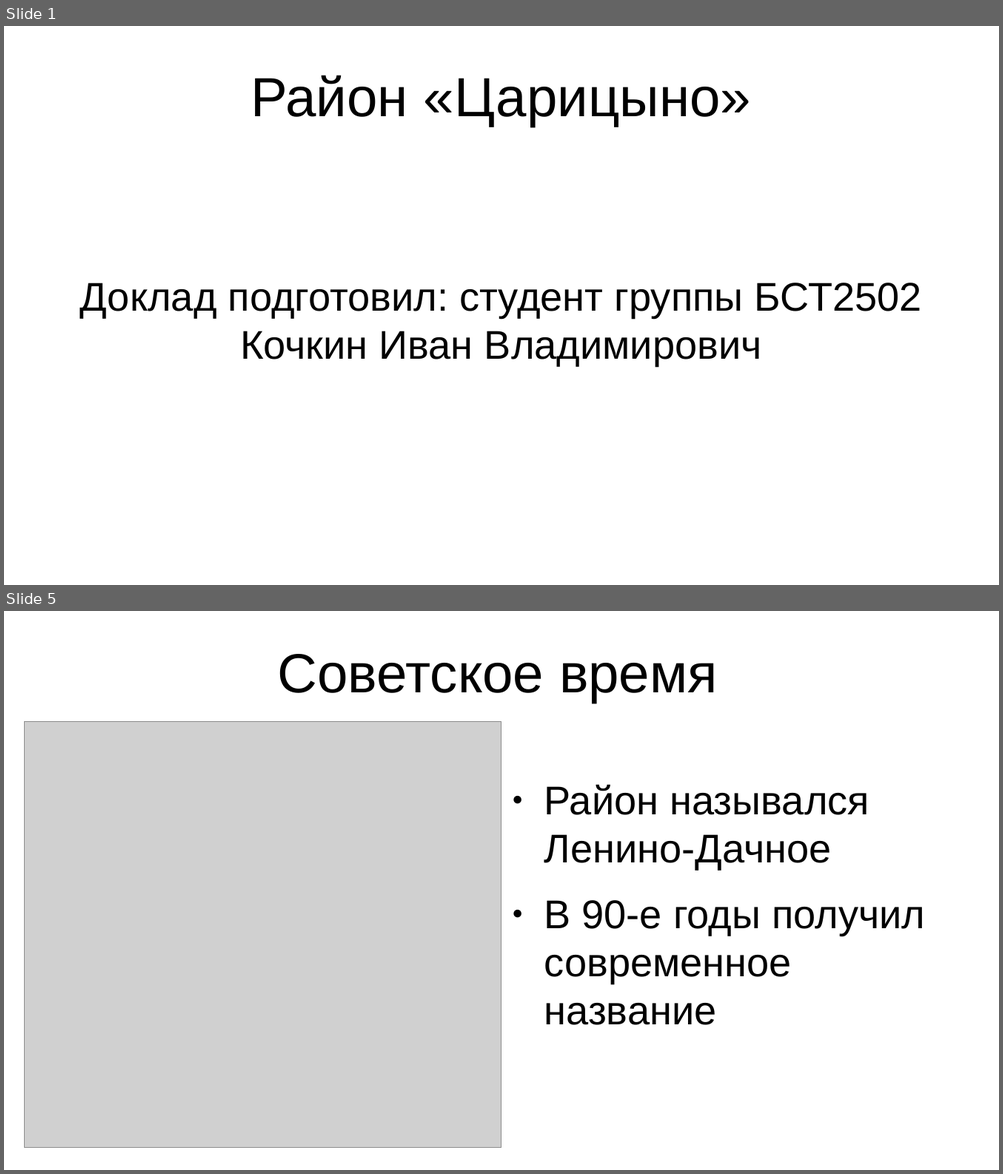
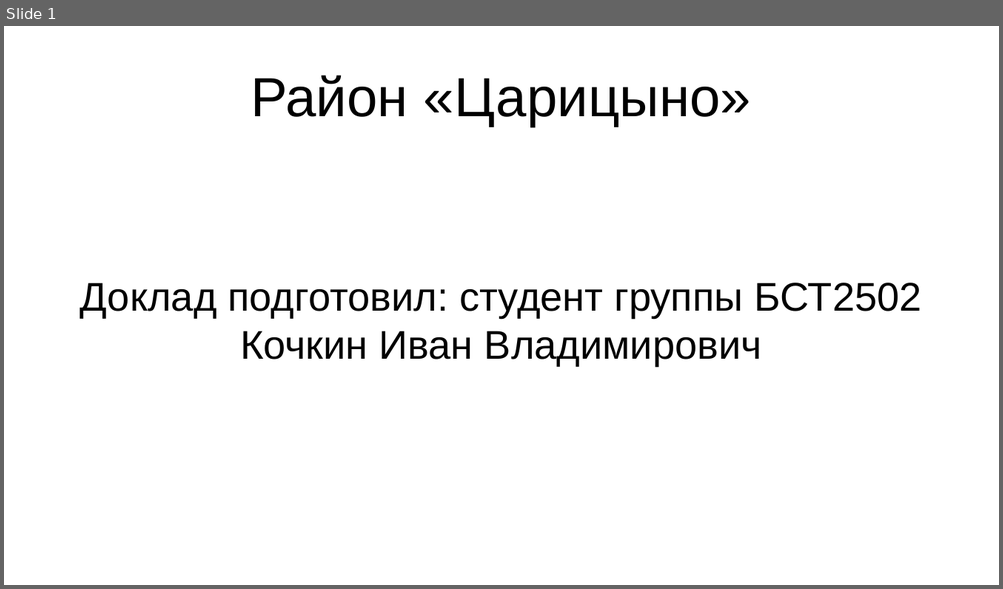
Before and after one commit to Astolfo-femboy-UwU/urban-octo-barnacle, a slide deck: Основы Российской Государственности/История района Царицыно.pptx. Shown one above the other, each under a label of ours: slides 1 and 5 before the commit, slide 1 after it; the slides between them are not shown. The pictures are 1003x1174 and 1003x589 pixels, drawn with LibreOffice and Linux fonts; fonts in the diff are those of the drawing; grey boxes stand for pictures. Boxes give left, top, right and bottom in pixels: in the first picture for what was removed or moved away, otherwise in the second. Text is boxed around its words. In the diff, an @@ line names an element or a change of style, - is before the commit and + after.

```diff
--- a/Основы Российской Государственности/История района Царицыно.pptx
+++ b/Основы Российской Государственности/История района Царицыно.pptx
@@ slide 5 removed at (4,611,999,1170), background #FFFFFF @@
@@ title removed at (278,654,717,703) @@
-Советское время
@@ picture removed at (24,722,501,1148) @@
@@ text removed at (544,784,925,1025) @@
-● Район назывался Ленино-Дачное
-● В 90-е годы получил современное название
```
Also in this commit, not shown: 5 slides changed, 2 slides added, 1 other slide removed, 1 other file.
